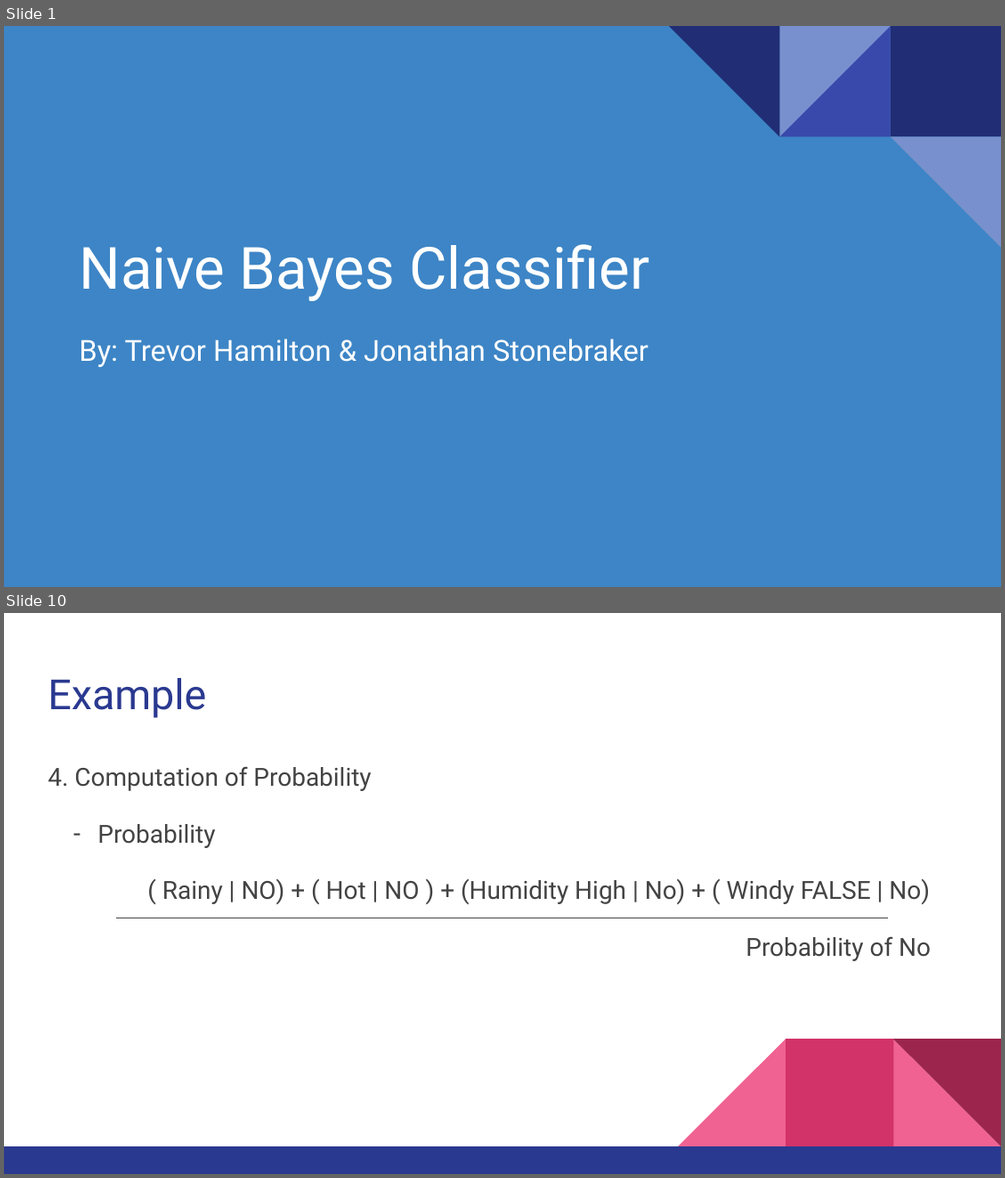
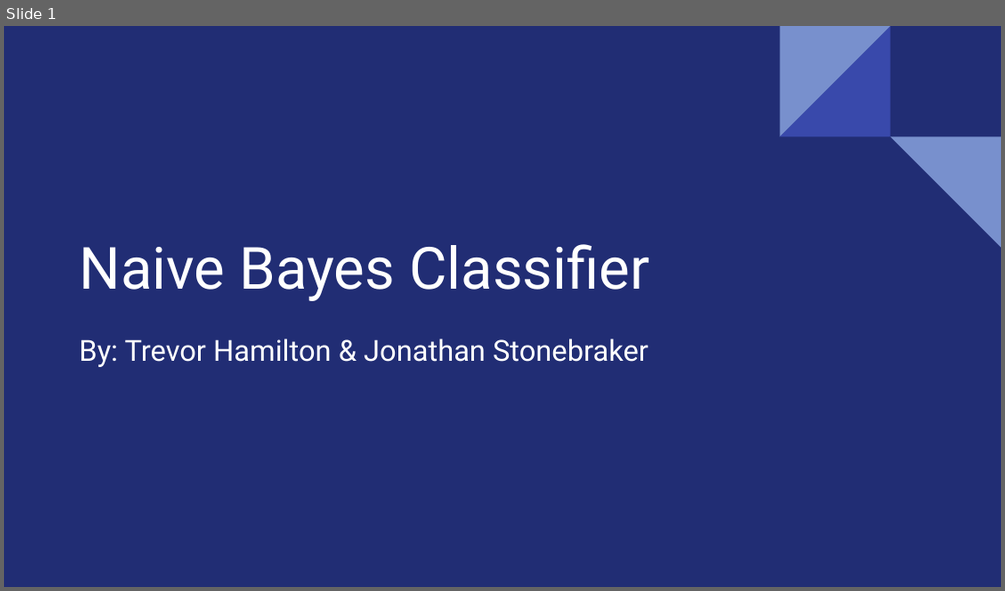
Before and after one commit to hamiltontj/NaiveBayes, a slide deck: doc/Presentation.pptx. Shown one above the other, each under a label of ours: slides 1 and 10 before the commit, slide 1 after it; the slides between them are not shown. The pictures are 1005x1178 and 1005x591 pixels, drawn with LibreOffice and Linux fonts; fonts in the diff are those of the drawing. Boxes give left, top, right and bottom in pixels: in the first picture for what was removed or moved away, otherwise in the second. Text is boxed around its words. In the diff, an @@ line names an element or a change of style, - is before the commit and + after.

```diff
--- a/doc/Presentation.pptx
+++ b/doc/Presentation.pptx
@@ slide 10 removed at [4, 613, 1001, 1174], background #FFFFFF @@
@@ title removed at [48, 678, 206, 718] @@
-Example
@@ text removed at [48, 766, 930, 961] @@
-4. Computation of Probability
-– Probability
-( Rainy | NO) + ( Hot | NO ) + (Humidity High | No) + ( Windy FALSE | No)
-Probability of No
@@ line removed from (117, 918) to (888, 918) @@
@@ group removed at [4, 1038, 1001, 1174]: 3 right triangles, 2 rectangles @@
@@ slide 1 changed as well @@
@@ background #3D85C6 to #212D74 @@
@@ rectangle removed at [890, 26, 1001, 136] @@
```
Also in this commit, not shown: 29 slides added, 8 other slides removed, 27 other files.
